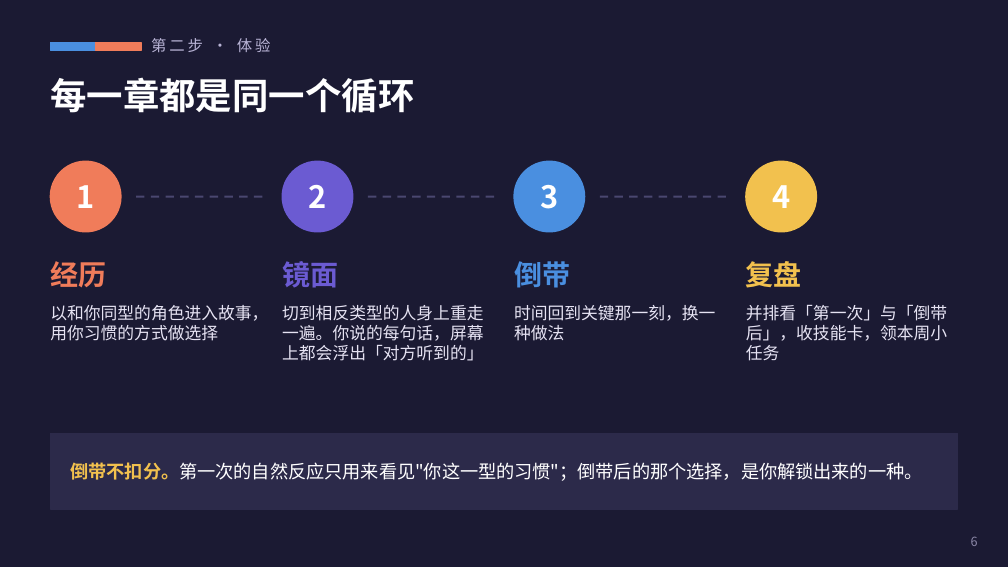
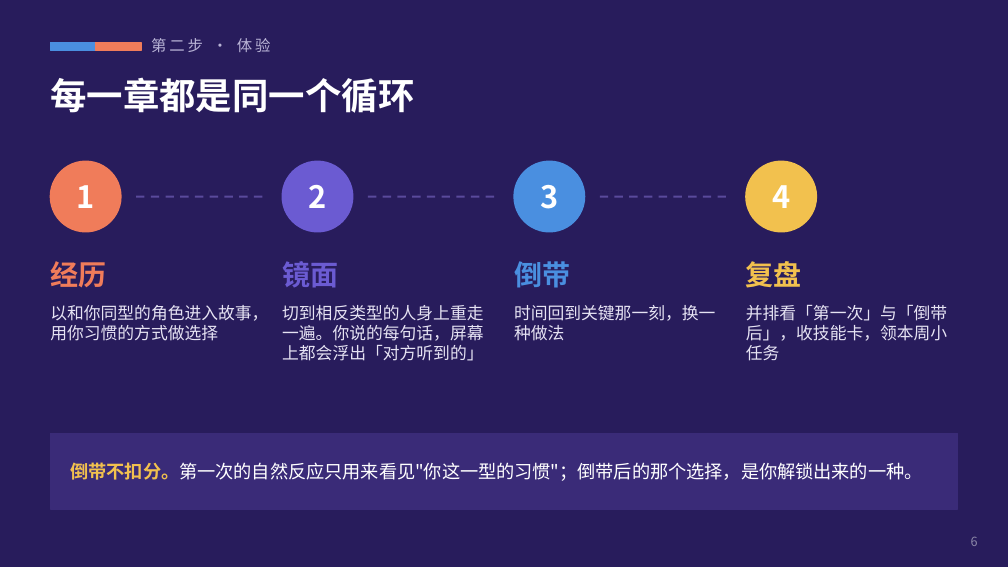
Before and after one commit to YuYuYuZero/overself-ai-edu-game, a slide deck: slide 6 of pitch/Overself-路演.pptx. Drawn at 1008x567 pixels with LibreOffice and Linux fonts; fonts in the diff are those of the drawing. Boxes give left, top, right and bottom in pixels: in the first picture for what was removed or moved away, otherwise in the second. Text is boxed around its words. In the diff, an @@ line names an element or a change of style, - is before the commit and + after.

```diff
--- a/pitch/Overself-路演.pptx
+++ b/pitch/Overself-路演.pptx
@@ background #1B1A33 to #281C5C @@
@@ line (136, 197) - (267, 197): stroke #4A4770 1.5 pt dashed to #5A4A9C 1.5 pt dashed @@
@@ line (368, 197) - (499, 197): stroke #4A4770 1.5 pt dashed to #5A4A9C 1.5 pt dashed @@
@@ line (600, 197) - (731, 197): stroke #4A4770 1.5 pt dashed to #5A4A9C 1.5 pt dashed @@
@@ rectangle at (x1=50, y1=433, x2=958, y2=509): fill #2C2A4A to #3A2B78; outline #2C2A4A 1 pt to #3A2B78 1 pt @@
```
Also in this commit, not shown: 5 other slides changed, 13 other files.
